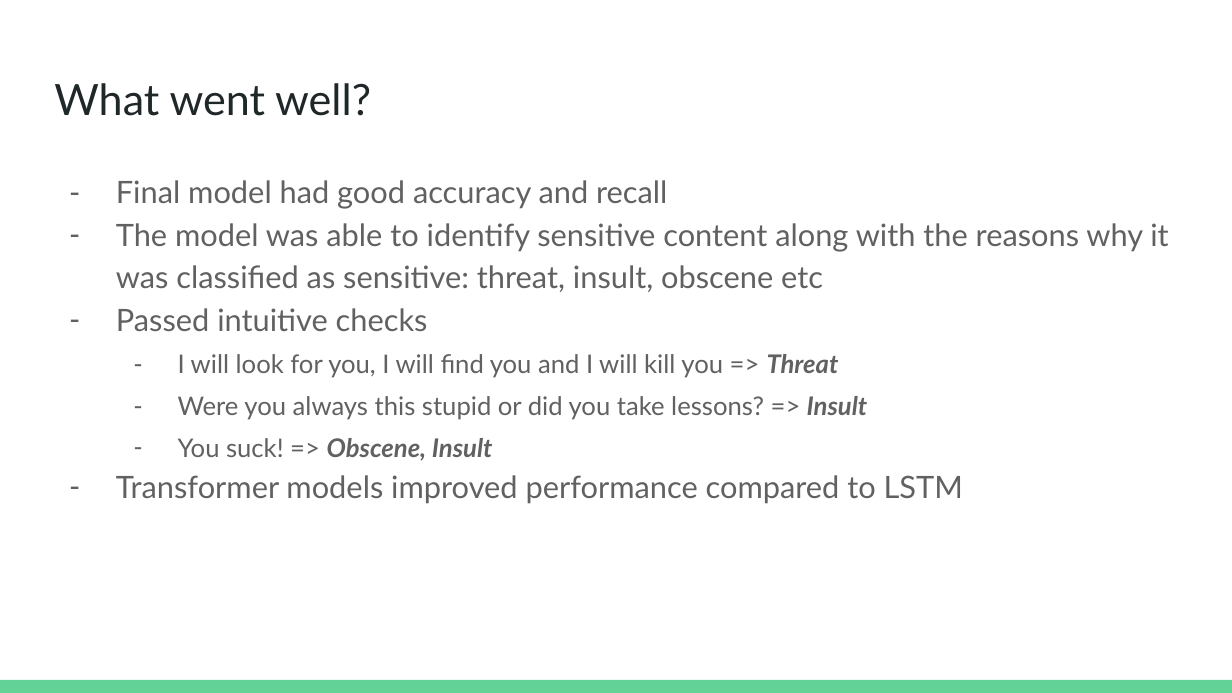
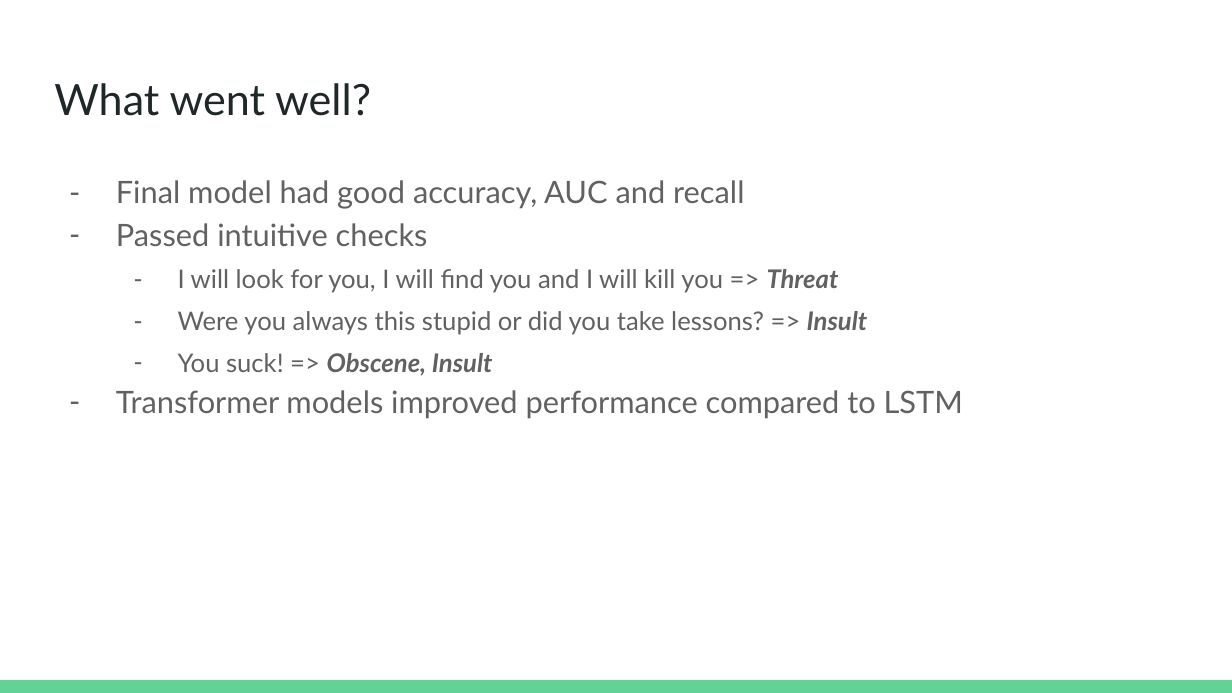
Before and after one commit to melvin-vellera/identifying-sensitive-content, a slide deck: slide 5 of Identifying Sensitive Content.pptx. Drawn at 1232x693 pixels with LibreOffice and Linux fonts; fonts in the diff are those of the drawing; background and template pictures are left out. Boxes give left, top, right and bottom in pixels: in the first picture for what was removed or moved away, otherwise in the second. Text is boxed around its words. In the diff, an @@ line names an element or a change of style, - is before the commit and + after.

```diff
--- a/Identifying Sensitive Content.pptx
+++ b/Identifying Sensitive Content.pptx
@@ text at (x1=116, y1=180, x2=744, y2=209): text changed @@
-– Final model had good accuracy and recall
-– The model was able to identify sensitive content along with the reasons why it was classified as sensitive: threat, insult, obscene etc
+– Final model had good accuracy, AUC and recall
```
Also in this commit, not shown: 4 other slides changed.
